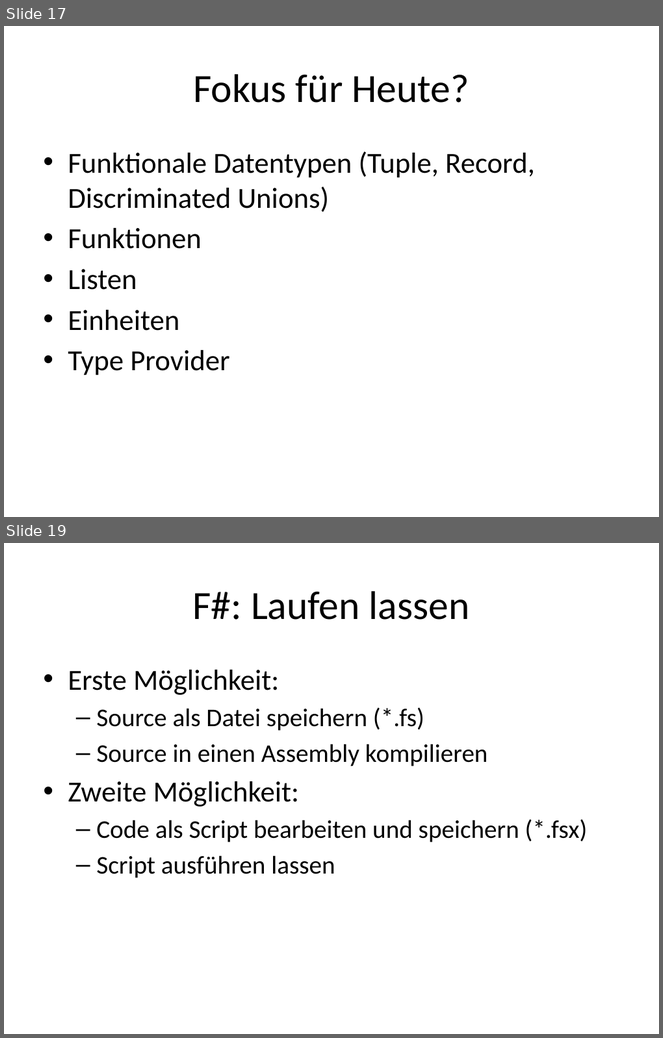
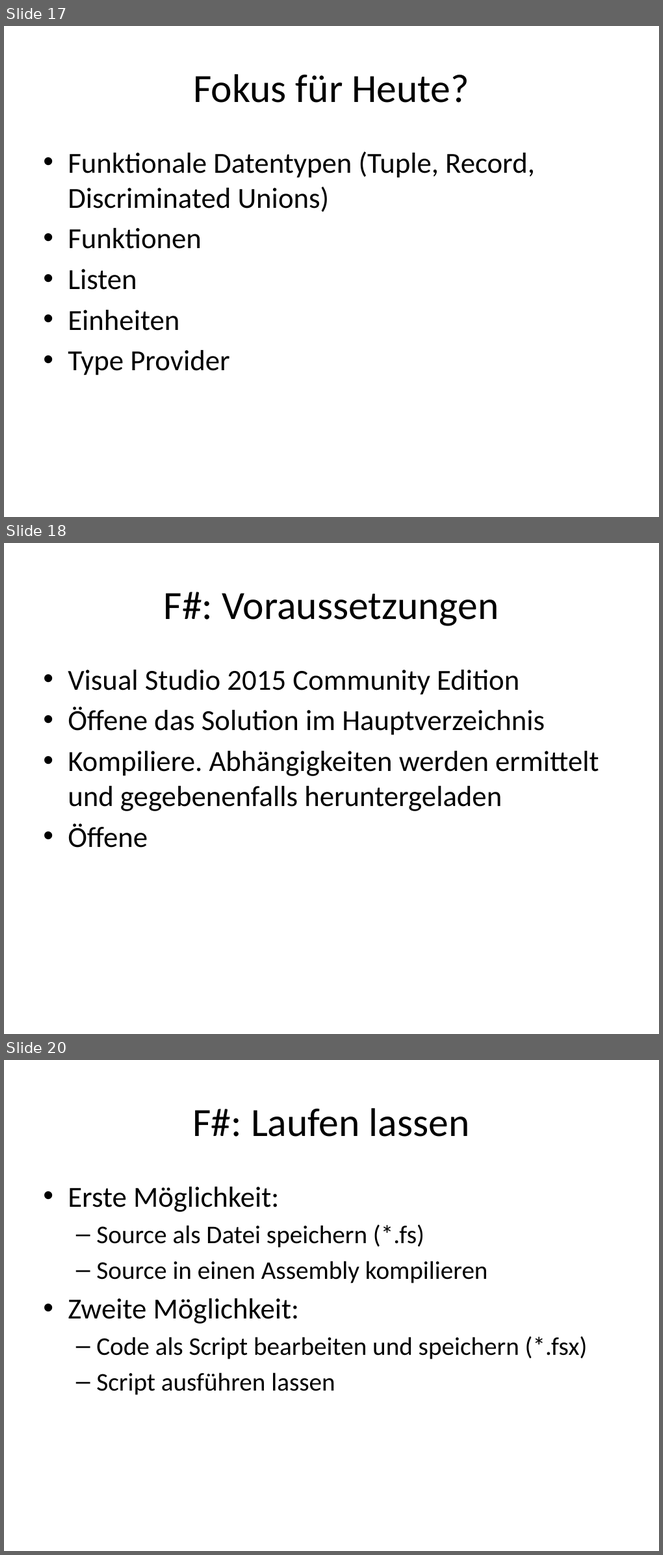
Before and after one commit to nasserbrake/Spartakiade2017, a slide deck: FSharp.pptx. Shown one above the other, each under a label of ours: slides 17 and 19 before the commit, slides 17, 18 and 20 after it; the slides between them are not shown. The pictures are 663x1038 and 663x1555 pixels, drawn with LibreOffice and Linux fonts; fonts in the diff are those of the drawing. Boxes give left, top, right and bottom in pixels: in the first picture for what was removed or moved away, otherwise in the second. Text is boxed around its words. In the diff, an @@ line names an element or a change of style, - is before the commit and + after.

```diff
--- a/FSharp.pptx
+++ b/FSharp.pptx
@@ slide 18 added at [4, 543, 659, 1034], background #FFFFFF @@
@@ title added at [164, 592, 499, 626], 44 pt, text #000000 @@
+F#: Voraussetzungen
@@ text added at [68, 670, 599, 848], 32 pt, text #000000 @@
+• Visual Studio 2015 Community Edition
+• Öffene das Solution im Hauptverzeichnis
+• Kompiliere. Abhängigkeiten werden ermittelt und gegebenenfalls heruntergeladen
+• Öffene
@@ what was slide 19 is now slide 20 @@
```
Also in this commit, not shown: 1 slide changed, 3 other slides added, 7 other files.
